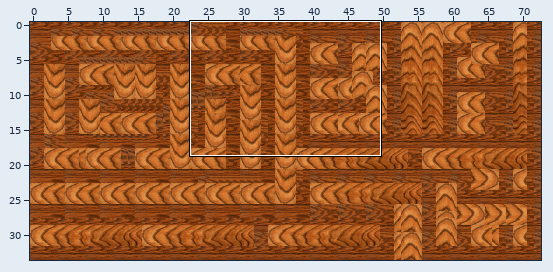
A Tiled map gets an edit: android/assets/test.tmx. The picture above shows the old version from afar; the outline marks the close-up.
Close-up. Before the edit:
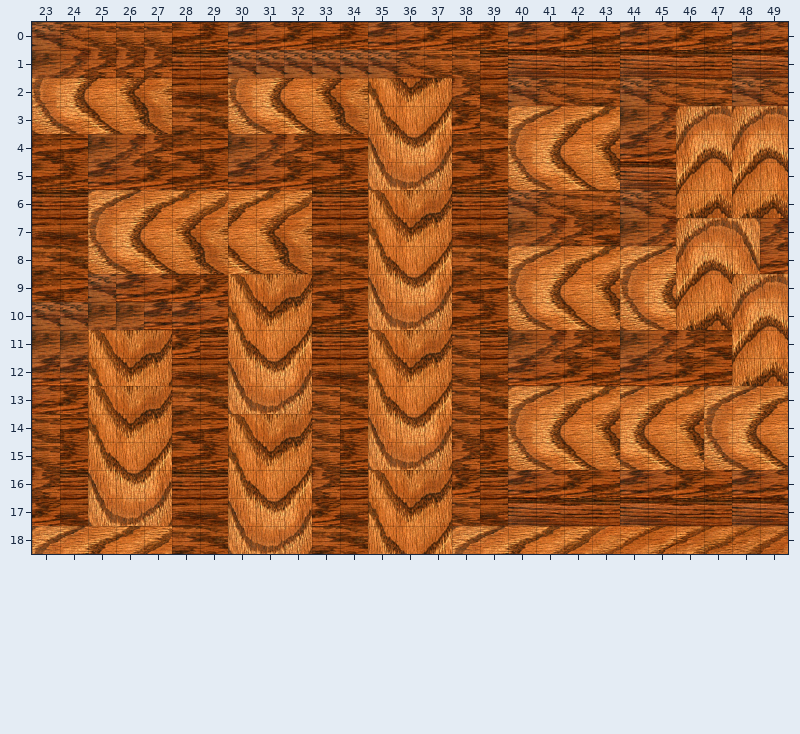
Cells are 32x32 px. Shown: x 23..49, y 0..18. The commit also changed other parts of the map, which this record leaves out.
New version:
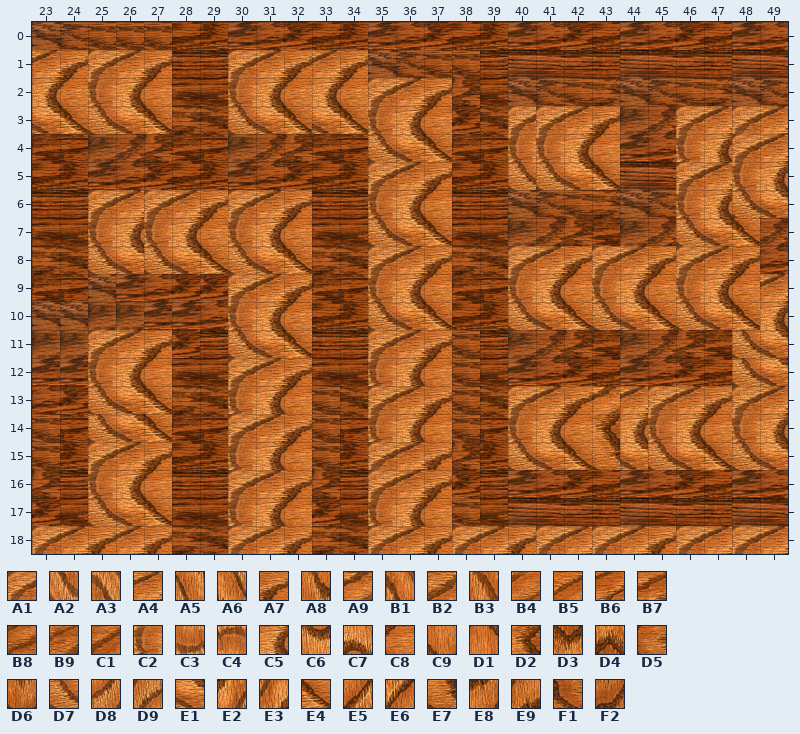
Key: from "wood floor": A1 663, A2 663 turned 270, A3 663 turned 90, A4 664, A5 664 turned 270, A6 664 turned 90, A7 665, A8 665 turned 270, A9 666, B1 666 turned 270, B2 667, B3 667 turned 270, B4 668, B5 669, B6 670, B7 671, B8 672, B9 673, C1 674, C2 702, C3 702 turned 270, C4 702 turned 90, C5 703, C6 703 turned 270, C7 703 turned 90, C8 704, C9 704 turned 270, D1 704 turned 90, D2 705, D3 705 turned 270, D4 705 turned 90, D5 706, D6 706 turned 270, D7 741, D8 741 turned 270, D9 741 turned 90, E1 742, E2 742 turned 270, E3 742 turned 90, E4 743, E5 743 turned 270, E6 743 turned 90, E7 744, E8 744 turned 270, E9 744 turned 90, F1 745, F2 745 turned 270.
__ is an empty cell.
Tiles replaced or removed in this view: A1, A2, A3, A4, A5, A6, A7, A8, A9, B1, B2, B3, B4, B5, B6, B7, B8, B9, C1, C2, C3, C4, C5, C6, C7, C8, C9, D1, D2, D3, D4, D5, D6, D7, D8, D9, E1, E2, E3, E4, E5, E6, E7, E8, E9, F1, F2.
Commit message: Sixth Commit: add some comments, tried to set up some walls for the game
From old to new:
Changed rows in their new state; .. is an unchanged cell.
Layer "Wall":
first column x 23:
 1 A4 A7 A1 A4 A7 .. .. A1 A4 A7 A4 A7 .. .. .. .. .. .. .. .. .. .. .. .. .. .. ..
 2 C5 C8 C2 C5 C8 .. .. .. .. .. C5 C8 A1 A4 A7 .. .. .. .. .. .. .. .. .. .. .. ..
 3 E1 E4 D7 E1 E4 .. .. .. .. .. E1 E4 C2 C5 C8 .. .. .. A1 A4 A7 .. .. A1 A4 A1 A4
 4 .. .. .. .. .. .. .. .. .. .. .. .. D7 E1 E4 .. .. .. C2 C5 C8 .. .. C2 C5 A1 A4
 5 .. .. .. .. .. .. .. .. .. .. .. .. A1 A4 A7 .. .. .. D7 E1 E4 .. .. A1 A4 C2 C5
 6 .. .. .. .. A1 A4 A7 A1 A4 A7 .. .. C2 C5 C8 .. .. .. .. .. .. .. .. C2 C5 D7 E1
 7 .. .. .. .. C2 C5 C8 C2 C5 C8 .. .. D7 E1 E4 .. .. .. .. .. .. .. .. D7 E1 E4 ..
 8 .. .. .. .. D7 E1 E4 D7 E1 E4 .. .. A1 A4 A7 .. .. .. .. .. A1 A4 A7 A1 A4 A7 ..
 9 .. .. .. .. .. .. .. A1 A4 A7 .. .. C2 C5 C8 .. .. .. .. .. C2 C5 C8 C2 C5 C8 A4
10 .. .. .. .. .. .. .. C2 C5 C8 .. .. D7 E1 E4 .. .. .. .. .. D7 E1 E4 D7 E1 E4 C5
11 .. .. A1 A4 A7 .. .. D7 E1 E4 .. .. A1 A4 A7 .. .. .. .. .. .. .. .. .. .. D7 E1
12 .. .. C2 C5 C8 .. .. A1 A4 A7 .. .. C2 C5 C8 .. .. .. .. .. .. .. .. .. .. D7 E1
13 .. .. D7 E1 E4 .. .. C2 C5 C8 .. .. A1 A4 A7 .. .. .. .. .. .. .. A1 A4 A7 A1 A4
14 .. .. D7 E1 E4 .. .. A1 A4 A7 .. .. C2 C5 C8 .. .. .. .. .. .. .. C2 C5 C8 C2 C5
15 .. .. A1 A4 A7 .. .. C2 C5 C8 .. .. A1 A4 A7 .. .. .. .. .. .. .. D7 E1 E4 D7 E1
16 .. .. C2 C5 C8 .. .. A1 A4 A7 .. .. A1 A4 A7 .. .. .. .. .. .. .. .. .. .. .. ..
17 .. .. D7 E1 E4 .. .. C2 C5 C8 .. .. C2 C5 C8 .. .. .. .. .. .. .. .. .. .. .. ..
18 .. .. .. A4 A7 .. .. A1 A4 A7 .. .. A1 A4 A7 .. .. .. A1 A4 A1 A4 A7 A1 A4 A1 A4
